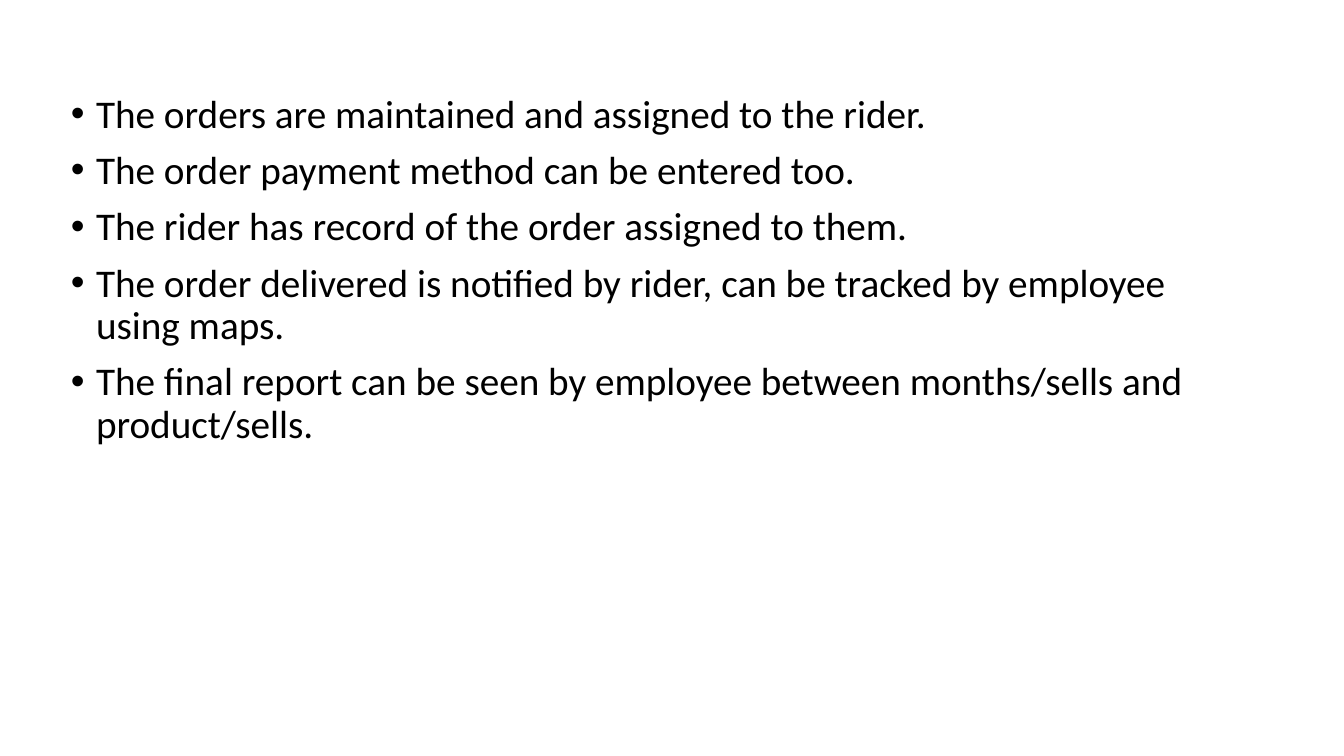
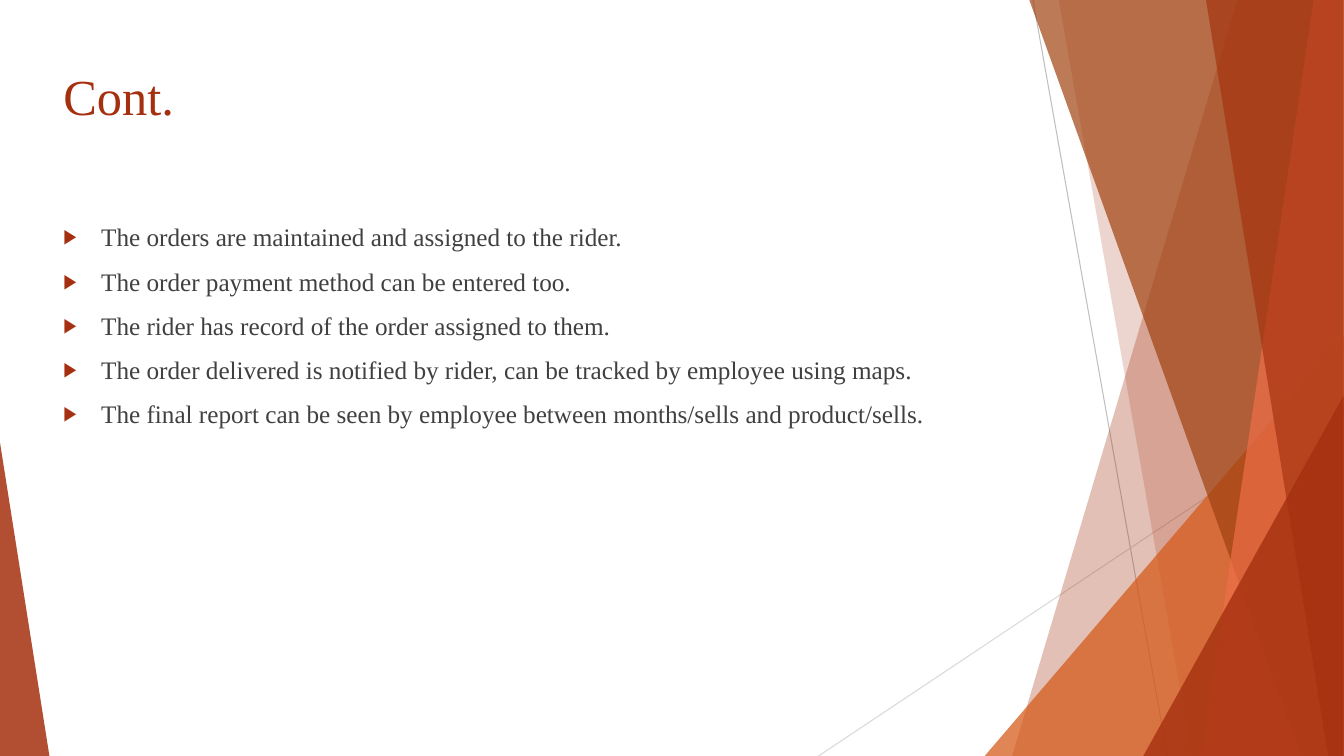
Before and after one commit to UswaArif/Tea-Distribution-Company, a slide deck: slide 5 of UMM Distribution Company.pptx. Drawn at 1344x756 pixels with LibreOffice and Linux fonts; fonts in the diff are those of the drawing. Boxes give left, top, right and bottom in pixels: in the first picture for what was removed or moved away, otherwise in the second. Text is boxed around its words. In the diff, an @@ line names an element or a change of style, - is before the commit and + after.

```diff
--- a/UMM Distribution Company.pptx
+++ b/UMM Distribution Company.pptx
@@ title added at [63, 81, 174, 116], 36 pt, text #A5300F @@
+Cont.
@@ text "The orders are maintained and ...": place and size @@
-text "The orders are maintained and ..." at [96, 100, 1182, 445]
+text "The orders are maintained and ..." at [101, 228, 923, 429]
@@ text "The orders are maintained and ..." at [101, 228, 923, 429]: size 28 to 18 pt, font Calibri to Times New Roman, text colour #000000 to #404040; bullet • to ▶; line spacing 0.9 to 1 @@
@@ group added at [0, 0, 1344, 756]: 5 freeform shapes, 3 triangles, 2 lines @@
```
Also in this commit, not shown: 15 other slides changed, 7 slides added, 2 slides removed.
